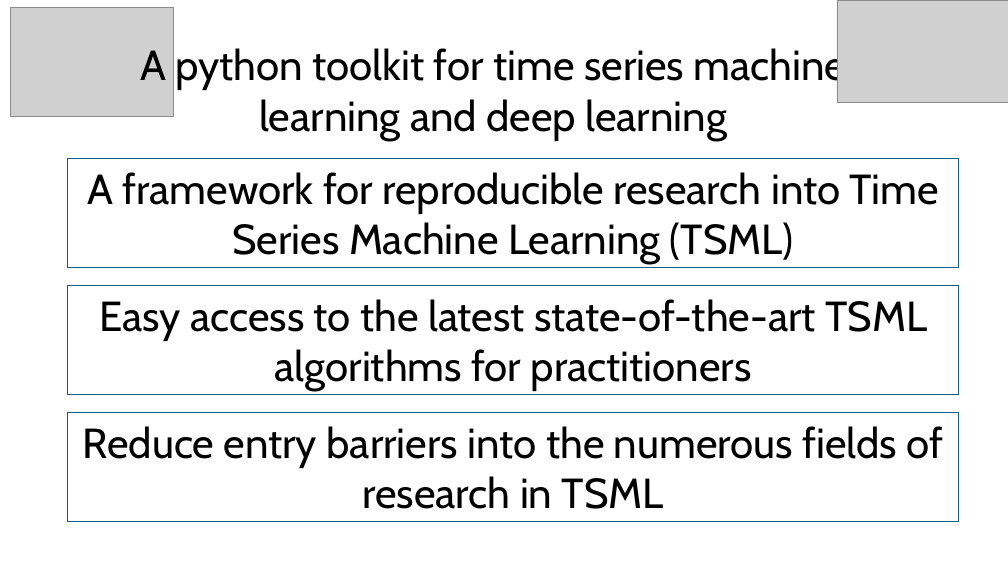
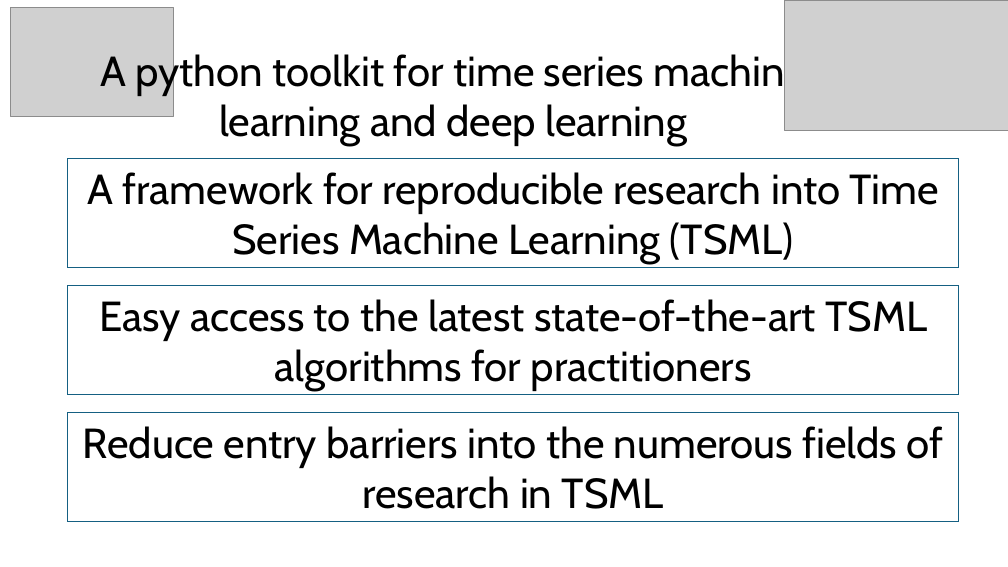
Before and after one commit to aeon-toolkit/aeon-tutorials, a slide deck: slide 3 of DSAA-2025/slides/part1_introduction.pptx. Drawn at 1008x567 pixels with LibreOffice and Linux fonts; fonts in the diff are those of the drawing; grey boxes stand for pictures. Boxes give left, top, right and bottom in pixels: in the first picture for what was removed or moved away, otherwise in the second. Text is boxed around its words. In the diff, an @@ line names an element or a change of style, - is before the commit and + after.

```diff
--- a/DSAA-2025/slides/part1_introduction.pptx
+++ b/DSAA-2025/slides/part1_introduction.pptx
@@ picture: place and size @@
-picture at (837,0,1008,102)
+picture at (785,0,1008,131)
@@ text "A python toolkit for time ...": place and size @@
-text "A python toolkit for time ..." at (140,45,847,141)
+text "A python toolkit for time ..." at (100,51,807,146)
```
Also in this commit, not shown: 4 other slides changed, 1 slide added, 2 other files.
